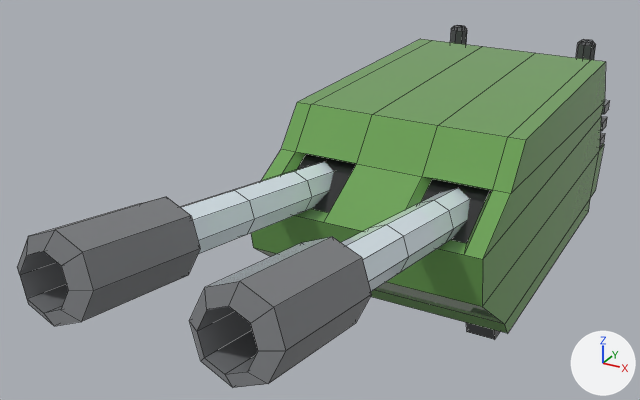
One commit to the FBX model Assets/04.yubinModeling/01.Model/Tank_1.fbx: the scene before it, then after it.
Camera for both pictures: a camera (50 mm lens) standing at (2.57, -7.31, 3.95) and looking at (-0.54, -1.66, 1.13). The axes (+X, +Y, +Z) are drawn at lower right. The lights are the same throughout. Mesh edges are drawn as thin lines. Where no turn or scale is listed for an object, it has been applied to the vertices.

Before the edit, the objects in view are built like this:
```python
me_mesh = bpy.data.meshes.new('Mesh')
me_mesh.from_pydata(...)  # 240 vertices, 207 faces; spans x -0.93..0.97, y -2.13..1.72, z 0.0..1.86
me_mesh.materials.append(mat_material__47)  # picture img_colortexture_raisingslime_png
me_mesh_001 = bpy.data.meshes.new('Mesh.001')
me_mesh_001.from_pydata(...)  # 128 vertices, 112 faces; spans x -0.82..0.82, y -2.95..0.12, z -0.18..0.76
me_mesh_001.materials.append(mat_material__48)  # picture img_colortexture_raisingslime_png
ob_basetank = bpy.data.objects.new('BaseTank', me_mesh)
ob_basetank.location = (0.0, 0.0, 0.0)
ob_gun_barrel = bpy.data.objects.new('gun_barrel', me_mesh_001)
ob_gun_barrel.location = (0.0, -1.596, 1.252)
```
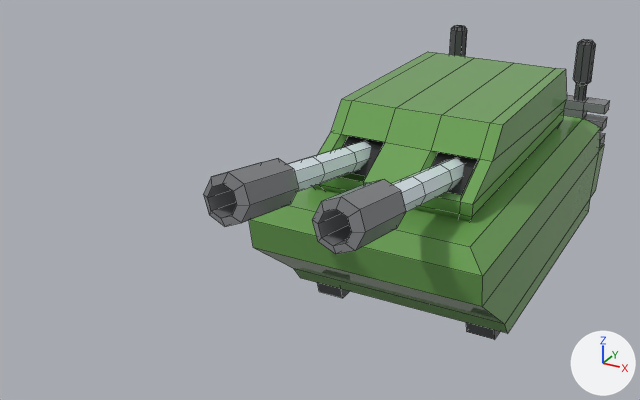
What differs and where, as boxes [x1, y1, x2, y2] in the pictures (640 x 400 px):
'BaseTank', reshaped: before [251, 25, 610, 340]; after [249, 25, 610, 340]
'gun_barrel', deleted: before [18, 162, 470, 388]
'Object002', added (green): after [313, 52, 567, 221]
'gun_barrel02', added: after [312, 158, 464, 254]
'gun_barrel01', added: after [203, 141, 371, 227]
part 1 of me_mesh, deleted (green): before [261, 39, 606, 260]
part 2 of me_mesh, built on: before [251, 117, 601, 307]; after [249, 115, 601, 307]

The change in detail:
me_mesh is used by ob_basetank; location (0.0, 0.0, 0.0).
me_mesh had 240 vertices, 207 faces and spanned x -0.93..0.97, y -2.13..1.72, z 0.0..1.86.
me_mesh now has 208 vertices, 175 faces and spans x -0.93..0.97, y -2.13..1.72, z 0.0..1.86.
me_mesh part 1: the loose piece of 44 vertices spanning x -0.93..0.97, y -2.13..1.45, z 1.19..1.79 is deleted.
Part 2, on me_mesh:
4 faces are deleted.
12 vertices are added at x -0.93..0.97, y -2.1..1.41, z 1.05..1.19.
9 new faces join them.
Mesh me_mesh_003 is new.
It has 68 vertices, 65 faces and spans x -0.68..0.68, y -1.29..1.29, z 0.0..0.61.
It uses material mat_material__47 (picture img_colortexture_raisingslime_png).
Mesh me_mesh_001_1 is new.
It has 64 vertices, 56 faces and spans x -0.17..0.18, y -1.96..0.08, z -0.12..0.51.
It uses material mat_material__48 (picture img_colortexture_raisingslime_png).
Mesh me_mesh_002 is new.
It has 64 vertices, 56 faces and spans x -0.18..0.17, y -1.96..0.08, z -0.12..0.51.
It uses material mat_material__48 (picture img_colortexture_raisingslime_png).
Object 'gun_barrel' (ob_gun_barrel) is deleted.
Object 'Object002' (ob_object002) is new; it shows me_mesh_003.
Its location is (0.021, -0.339, 1.162).
Object 'gun_barrel01' (ob_gun_barrel01) is new; it shows me_mesh_001_1.
Its location is (-0.377, -1.267, 1.407).
Object 'gun_barrel02' (ob_gun_barrel02) is new; it shows me_mesh_002.
Its location is (0.418, -1.267, 1.407).
